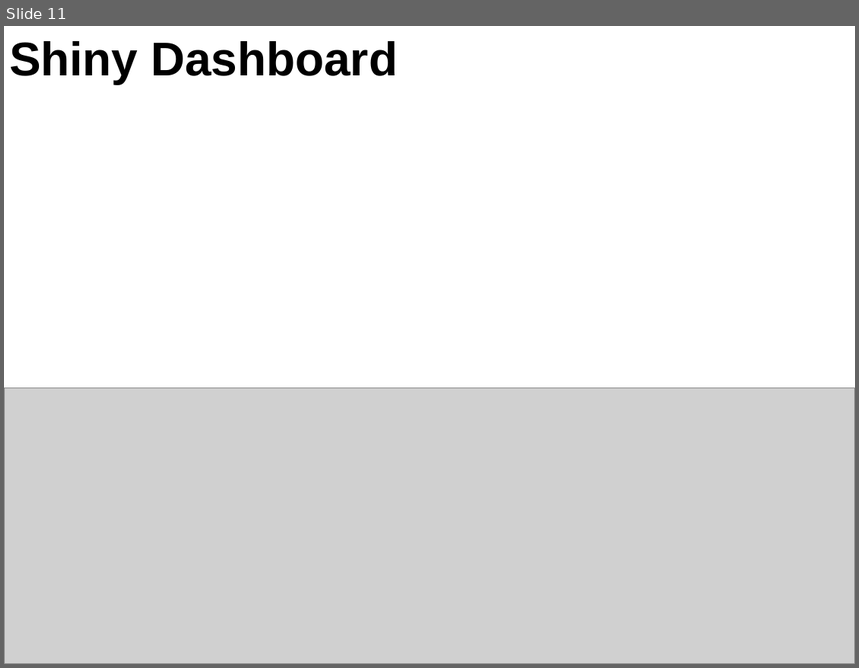
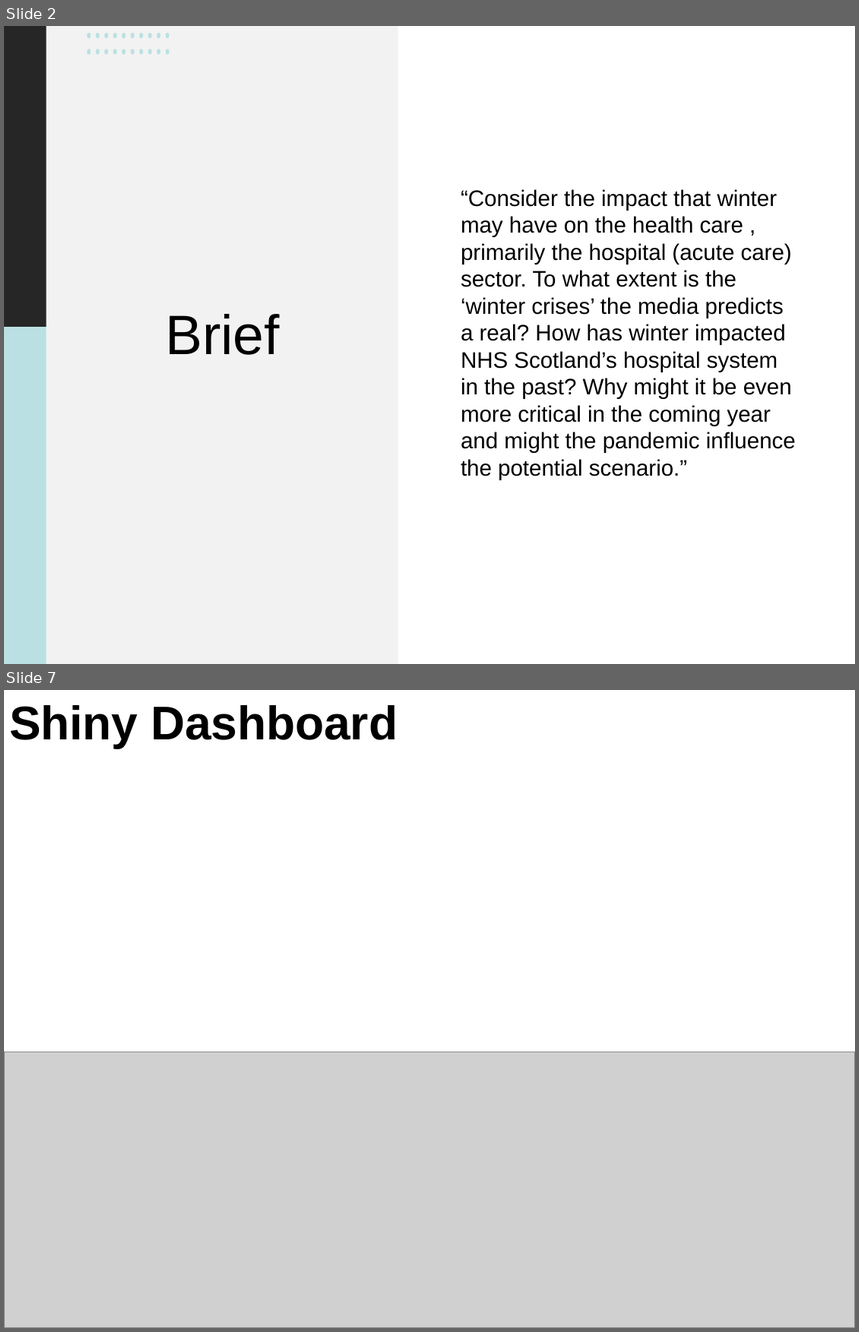
Before and after one commit to RMorton24/phs_group_project, a slide deck: Final Powerpoint presentation for 12.08.22.pptx. Shown one above the other, each under a label of ours: slide 11 before the commit, slides 2 and 7 after it; the slides between them are not shown. The pictures are 859x668 and 859x1332 pixels, drawn with LibreOffice and Linux fonts; fonts in the diff are those of the drawing; grey boxes stand for pictures. Boxes give left, top, right and bottom in pixels: in the first picture for what was removed or moved away, otherwise in the second. Text is boxed around its words. In the diff, an @@ line names an element or a change of style, - is before the commit and + after.

```diff
--- a/Final Powerpoint presentation for 12.08.22.pptx
+++ b/Final Powerpoint presentation for 12.08.22.pptx
@@ slide 2 added at [4,26,855,664], background #FFFFFF @@
@@ rectangle added at [4,26,47,327], fill #262626 @@
@@ rectangle added at [47,26,398,664], fill #F2F2F2 @@
@@ group added at [87,33,169,54]: 20 ellipses @@
@@ text added at [461,189,796,480], 19 pt, text #000000 @@
+“Consider the impact that winter may have on the health care , primarily the hospital (acute care) sector. To what extent is the ‘winter crises’ the media predicts a real? How has winter impacted NHS Scotland’s hospital system in the past? Why might it be even more critical in the coming year and might the pandemic influence the potential scenario.”
@@ title added at [165,314,279,355], 47 pt, text #000000 @@
+Brief
@@ rectangle added at [4,327,47,664], fill #BBE0E3 @@
@@ what was slide 11 is now slide 7 @@
```
Also in this commit, not shown: 4 slides changed, 2 other slides added, 2 slides removed, 2 other files.
